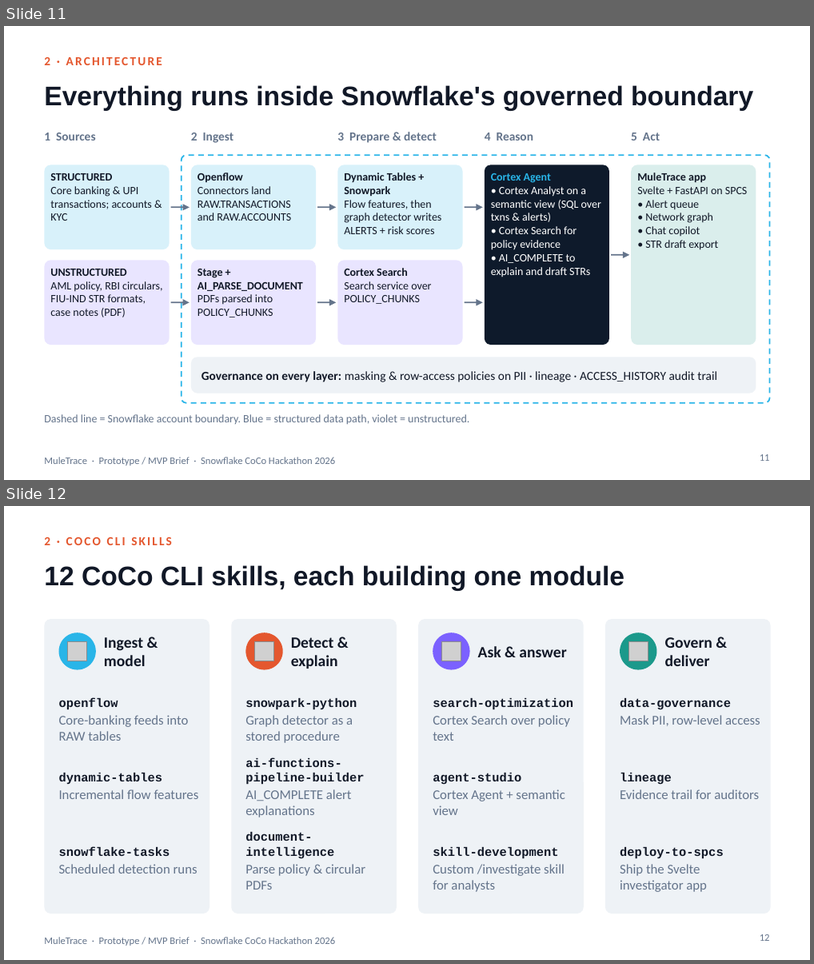
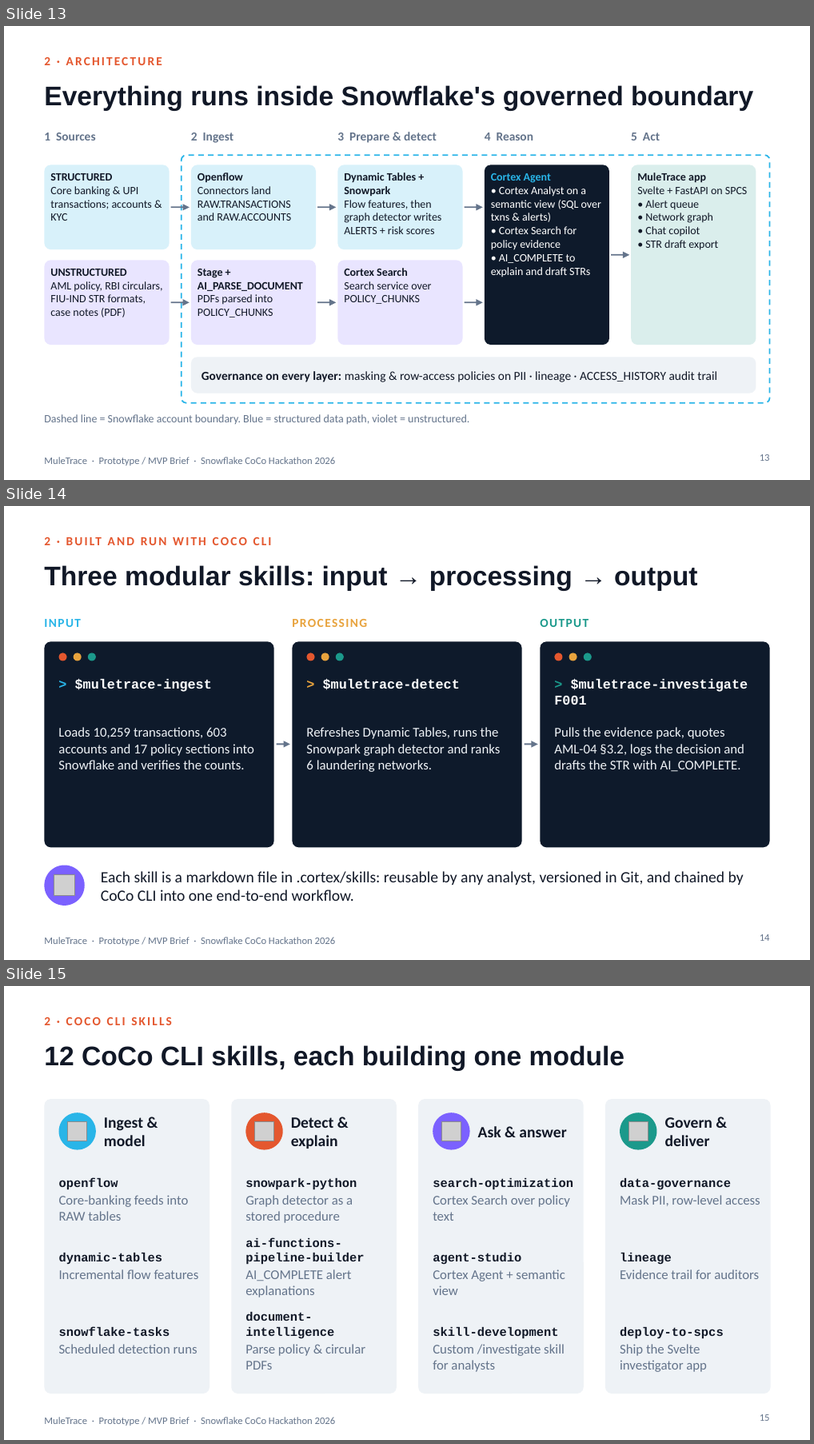
Before and after one commit to SwasthikaDev/SnowflakeCoCoCLI, a slide deck: deck/MuleTrace_MVP_Brief.pptx. Shown one above the other, each under a label of ours: slides 11 and 12 before the commit, slides 13, 14 and 15 after it. The pictures are 814x964 and 814x1444 pixels, drawn with LibreOffice and Linux fonts; fonts in the diff are those of the drawing; grey boxes stand for pictures. Boxes give left, top, right and bottom in pixels: in the first picture for what was removed or moved away, otherwise in the second. Text is boxed around its words. In the diff, an @@ line names an element or a change of style, - is before the commit and + after.

```diff
--- a/deck/MuleTrace_MVP_Brief.pptx
+++ b/deck/MuleTrace_MVP_Brief.pptx
@@ slide 14 added at [4, 506, 810, 960], background #FFFFFF; not listed: 1 template element that a slide beside it also shows @@
@@ text added at [44, 537, 50, 545], 11 pt, text #E4572E, bold @@
+2 · BUILT AND RUN WITH COCO CLI
@@ title added at [44, 565, 698, 591], 24 pt, text #111827, bold @@
+Three modular skills: input → processing → output
@@ text added at [44, 619, 81, 627], 11 pt, text #29B5E8, bold @@
+INPUT
@@ text added at [292, 619, 367, 627], 11 pt, text #E8A33D, bold @@
+PROCESSING
@@ text added at [540, 619, 589, 627], 11 pt, text #1B998B, bold @@
+OUTPUT
@@ rounded rectangle added at [44, 641, 274, 847], fill #0E1A2B @@
@@ rounded rectangle added at [293, 641, 522, 847], fill #0E1A2B @@
@@ rounded rectangle added at [540, 641, 770, 847], fill #0E1A2B @@
@@ ellipse added at [59, 652, 67, 661], fill #E4572E @@
@@ ellipse added at [74, 652, 82, 661], fill #E8A33D @@
@@ ellipse added at [88, 652, 96, 661], fill #1B998B @@
@@ ellipse added at [306, 652, 314, 661], fill #E4572E @@
@@ ellipse added at [322, 652, 330, 661], fill #E8A33D @@
@@ ellipse added at [336, 652, 344, 661], fill #1B998B @@
@@ ellipse added at [554, 652, 563, 661], fill #E4572E @@
@@ ellipse added at [570, 652, 578, 661], fill #E8A33D @@
@@ ellipse added at [584, 652, 592, 661], fill #1B998B @@
@@ text added at [75, 678, 212, 692], 12 pt, text #FFFFFF, bold @@
+> $muletrace-ingest
@@ text added at [323, 678, 460, 690], 12 pt, text #FFFFFF, bold @@
+> $muletrace-detect
@@ text added at [554, 678, 749, 704], 12 pt, text #FFFFFF, bold @@
+> $muletrace-investigate F001
@@ text added at [58, 727, 254, 769], 12 pt, text #EEF2F6 @@
+Loads 10,259 transactions, 603 accounts and 17 policy sections into Snowflake and verifies the counts.
@@ arrow added from (277, 744) to (290, 744), #64748B 1.5 pt @@
@@ text added at [306, 727, 500, 772], 12 pt, text #EEF2F6 @@
+Refreshes Dynamic Tables, runs the Snowpark graph detector and ranks 6 laundering networks.
@@ arrow added from (525, 744) to (538, 744), #64748B 1.5 pt @@
@@ text added at [554, 727, 745, 772], 12 pt, text #EEF2F6 @@
+Pulls the evidence pack, quotes AML-04 §3.2, logs the decision and drafts the STR with AI_COMPLETE.
@@ ellipse added at [44, 865, 85, 905], fill #7B61FF @@
@@ picture added at [54, 875, 75, 896] @@
@@ text added at [101, 871, 744, 900], 14 pt, text #111827 @@
+Each skill is a markdown file in .cortex/skills: reusable by any analyst, versioned in Git, and chained by CoCo CLI into one end-to-end workflow.
@@ page number added at [760, 934, 770, 940], 9 pt, text #64748B @@
+14
@@ what was slide 11 is now slide 13 @@
@@ page number at [760, 454, 770, 460]: text changed @@
-11
+13
@@ what was slide 12 is now slide 15 @@
@@ page number at [760, 1414, 770, 1420]: text changed @@
-12
+15
```
Also in this commit, not shown: 1 slide changed, 3 other slides added, 6 other files.
